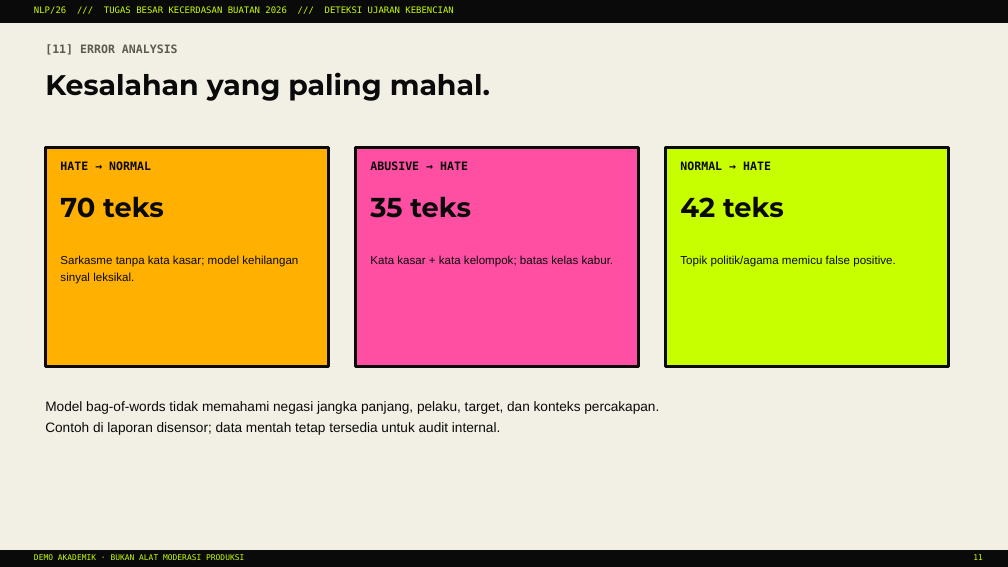
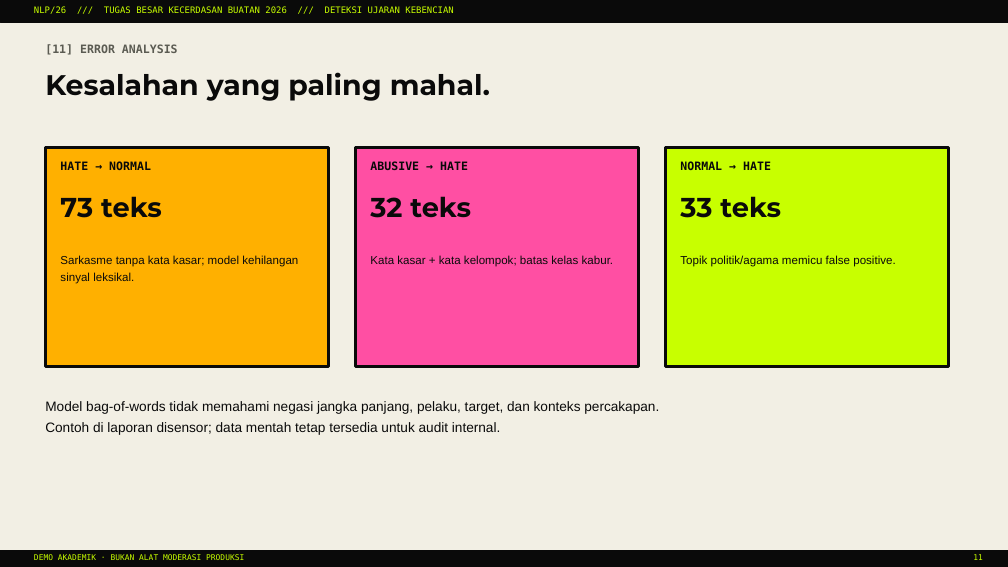
Before and after one commit to rhsa-fr/ml-deteksi-ujaran-kebencian, a slide deck: slide 11 of reports/presentasi_tugas_besar.pptx. Drawn at 1008x567 pixels with LibreOffice and Linux fonts; fonts in the diff are those of the drawing. Boxes give left, top, right and bottom in pixels: in the first picture for what was removed or moved away, otherwise in the second. Text is boxed around its words. In the diff, an @@ line names an element or a change of style, - is before the commit and + after.

```diff
--- a/reports/presentasi_tugas_besar.pptx
+++ b/reports/presentasi_tugas_besar.pptx
@@ text at box(60, 196, 162, 218): text changed @@
-70 teks
+73 teks
@@ text at box(370, 196, 471, 218): text changed @@
-35 teks
+32 teks
@@ text at box(680, 196, 781, 218): text changed @@
-42 teks
+33 teks
```
Also in this commit, not shown: 8 other slides changed, 1 slide added, 36 other files.
